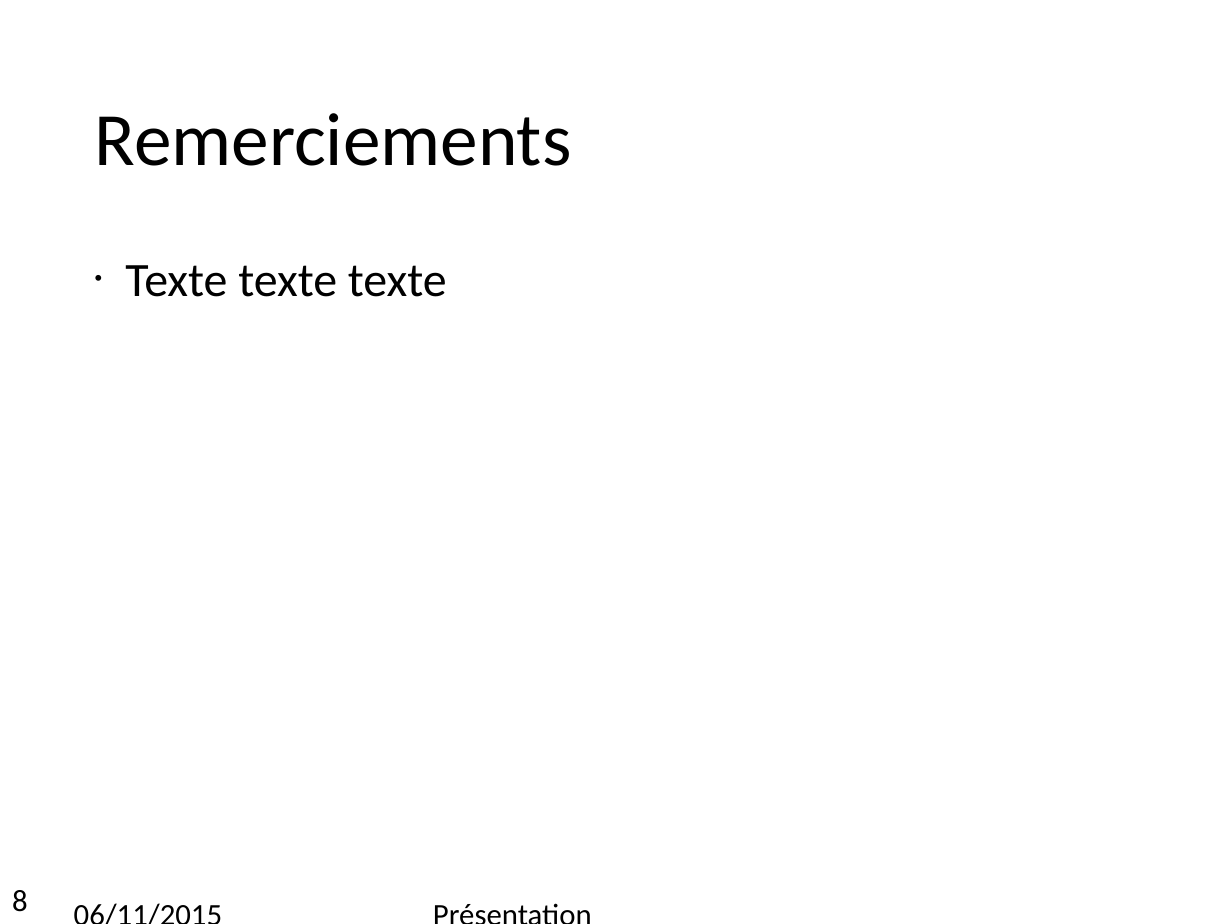
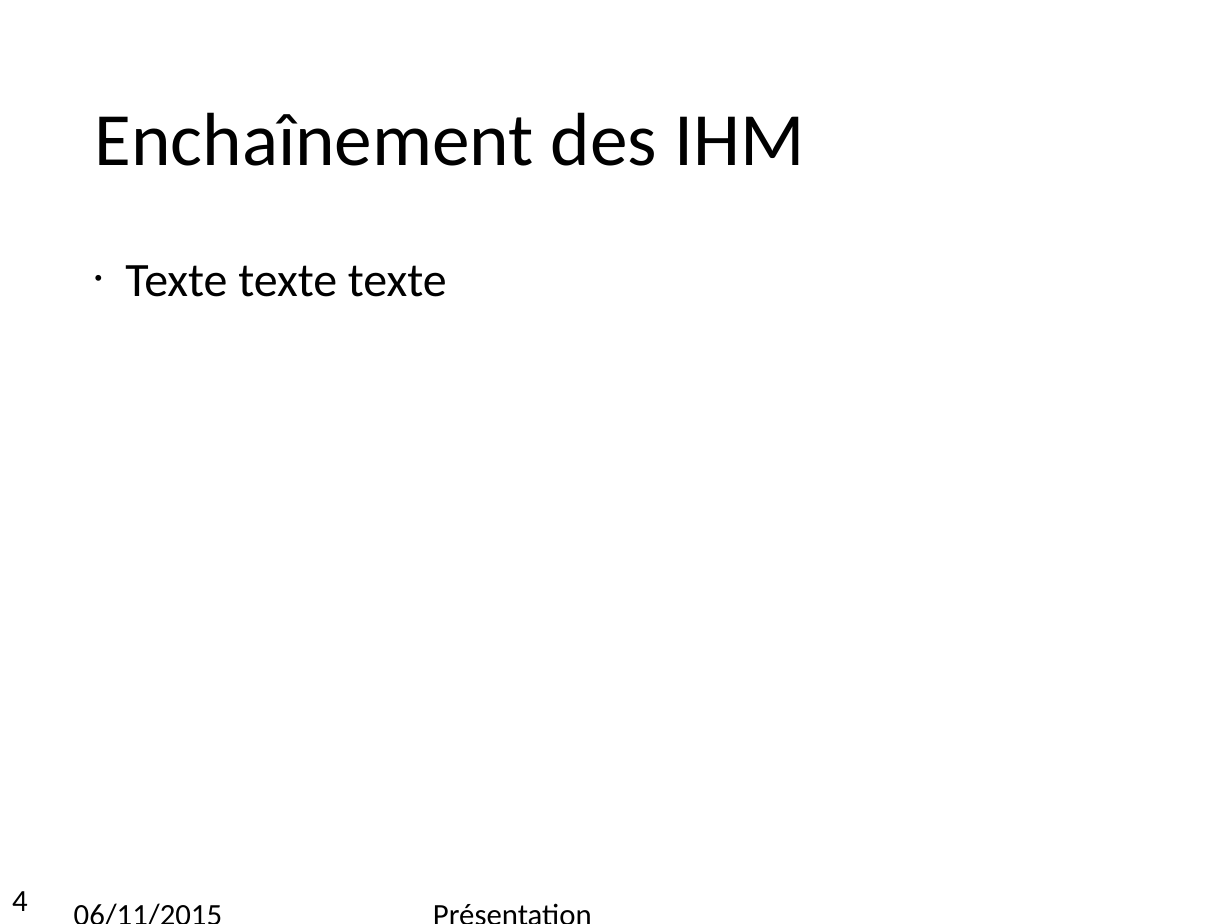
Before and after one commit to Kakaouette/ProjetIngenierieLogicielle, a slide deck: slide 4 of Analyse/Présentation/Avancement_06112015.odp (slide 8 before the commit). Drawn at 1232x924 pixels with LibreOffice and Linux fonts; fonts in the diff are those of the drawing; background and template pictures are left out. Boxes give left, top, right and bottom in pixels: in the first picture for what was removed or moved away, otherwise in the second. Text is boxed around its words. In the diff, an @@ line names an element or a change of style, - is before the commit and + after.

```diff
--- a/Analyse/Présentation/Avancement_06112015.odp
+++ b/Analyse/Présentation/Avancement_06112015.odp
@@ subtitle at (95, 112, 804, 166): text changed @@
-Remerciements
+Enchaînement des IHM
@@ page number at (12, 891, 28, 911): text changed @@
-8
+4
```
Also in this commit, not shown: 3 other slides changed, 19 slides added, 5 slides removed, 2 other files.
